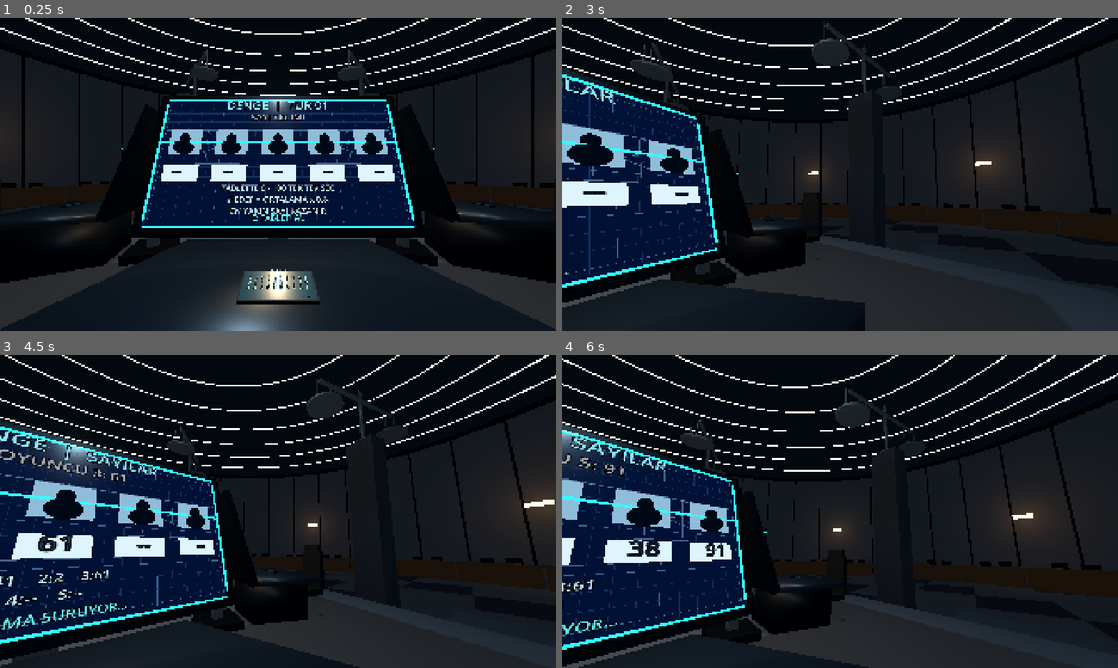
Above: before the commit, frames 1-4 (two rows, left to right).
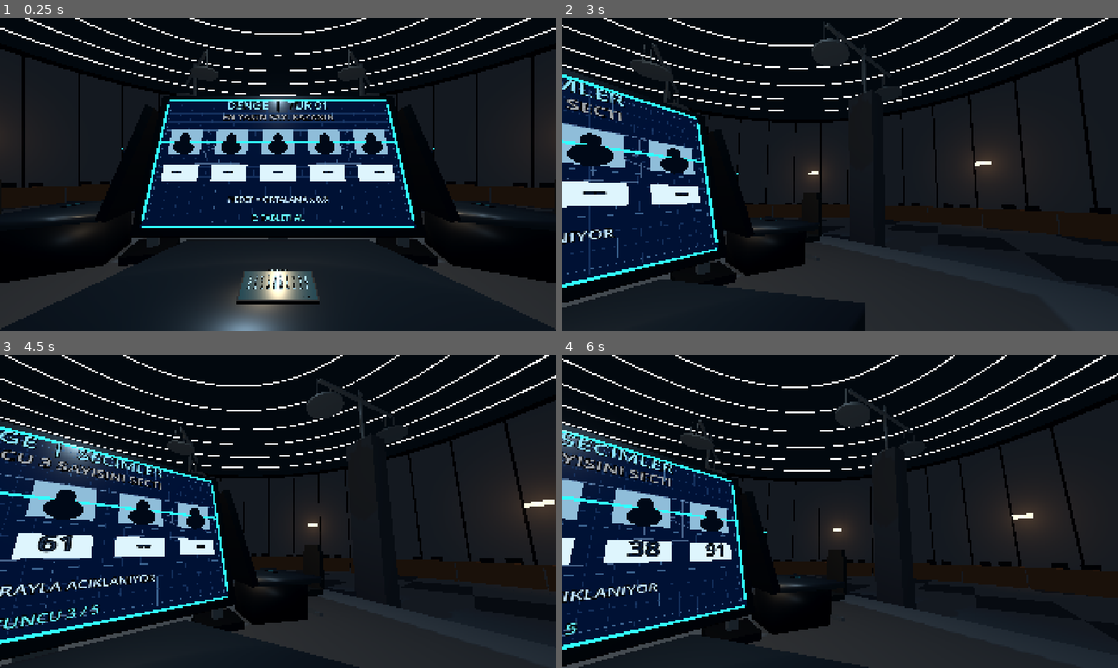
Above: after the commit, the same moments.

Repository: SerkanAydin06/DENGE
Game: Godot game, scene res://scenes/game_room.tscn
Same seed, same stepped clock (60 frames per second), same inputs: the game is played once before the commit and once after it.
Inputs (mouse positions are in pixels of both pictures, inside the frame that each line leads up to):
- Up to frame 1 (0.25 s): no input
- Up to frame 2 (3 s): tap Enter at 0.5, 2 s; move the mouse to (867, 174) at 0.52 s; tap E at 0.6 s; click (867, 174) at 0.67 s; tap Space at 1.25, 2.75 s; move the mouse to (728, 190) at 1.27 s; tap 0 at 1.35 s; click (728, 190) at 1.42 s; move the mouse to (895, 105) at 2.02 s; tap 9 at 2.1 s; click (895, 105) at 2.17 s; move the mouse to (834, 180) at 2.77 s; tap Backspace at 2.85 s; click (834, 180) at 2.92 s
- Up to frame 3 (4.5 s): move the mouse to (316, 514) at 3.52 s; tap Enter at 3.6 s; click (316, 514) at 3.67 s; move the mouse to (233, 508) at 4.27 s; tap Keypad Enter at 4.35 s; click (233, 508) at 4.42 s
- Up to frame 4 (6 s): move the mouse to (845, 511) at 5.02 s; tap E at 5.1 s; click (845, 511) at 5.17 s; move the mouse to (817, 505) at 5.77 s; tap 0 at 5.85 s; click (817, 505) at 5.92 s

The runs differ from the first frame. In frame 1, 0.8% of the frame differs, in the area x 39-61%, y 30-63%; in frame 2, 0.8%; in frame 3, 2.8%, in the area x 0-29%, y 24-89%; in frame 4, 1.6%.

Commit message:
Animate 3D blueprint monitor: five portraits and number cards, red average outline, bottom target window, highlighted winning numbers

Diff:
--- a/scripts/game_room.gd
+++ b/scripts/game_room.gd
@@ -156,6 +156,7 @@
 func _prepare_round() -> void:
 	for station in stations:
 		station.set_monitor_numbers(["--", "--", "--", "--", "--"])
+		station.set_monitor_phase("RULES")
 	tablet_mode = false
 	revealing = false
 	round_result_ready = false
@@ -166,8 +167,8 @@
 			stations[i].reset_tablet(round_number)
 	_broadcast(
 		"DENGE  |  TUR %02d" % round_number,
-		"SAYI SECIMI",
-		"TABLETTE 0 - 100 TEK TEK SEC\nHEDEF = ORTALAMA x 0.8\nEN YAKIN SAYI KAZANIR",
+		"EN YAKIN SAYI KAZANIR",
+		"HEDEF = ORTALAMA x 0.8",
 		"E: TABLETI AL"
 	)
 
@@ -194,54 +195,70 @@
 	_play_monitor_sequence(selections, result)
 
 func _play_monitor_sequence(selections: Array[int], result: Dictionary) -> void:
-	_broadcast("DENGE  |  TUR %02d" % round_number, "SECIMLER KILITLENDI", "OYUNCULARIN SAYILARI\nACIKLANACAK...", "HESAPLAMA BASLIYOR")
+	# An original in-world adaptation of the provided blue schematic display.
+	# Five portrait/silhouette cards always remain on the monitor.
+	_set_all_monitor_phases("LOCKED")
+	_broadcast("DENGE  |  TUR %02d" % round_number, "SECIMLER KILITLENDI", "BES OYUNCUNUN SAYISI ACIKLANACAK", "BIRAZDAN...")
 	await get_tree().create_timer(reveal_delay).timeout
 
 	var shown: Array[String] = ["--", "--", "--", "--", "--"]
+	_set_all_monitor_phases("REVEAL")
 	for i in range(selections.size()):
-		shown[i] = str(selections[i]) if selections[i] >= 0 else "X"
+		shown[i] = "%d" % selections[i] if selections[i] >= 0 else "X"
 		for station in stations:
 			station.set_monitor_numbers(shown)
 		_broadcast(
-			"DENGE  |  SAYILAR",
-			"OYUNCU %d: %s" % [i + 1, shown[i]],
-			_format_numbers(shown),
-			"ACIKLAMA SURUYOR..."
+			"DENGE  |  SECIMLER",
+			"OYUNCU %d SAYISINI SECTI" % (i + 1),
+			"SAYILAR SIRAYLA ACIKLANIYOR",
+			"OYUNCU %d / 5" % (i + 1)
 		)
 		await get_tree().create_timer(reveal_delay).timeout
 
-	_broadcast(
-		"DENGE  |  HESAPLAMA",
-		"HEDEF: %.2f" % result["target"],
-		"ORTALAMA: %.2f\nCARPAN: 0.80\nEN YAKIN SAYI KAZANIR" % result["average"],
-		"SONUC HESAPLANIYOR..."
+	# Red outline highlights the same five number boxes while calculating the mean.
+	_set_all_monitor_phases("AVERAGE")
+	_broadcast(
+		"DENGE  |  ORTALAMA",
+		"ORTALAMA: %.2f" % result["average"],
+		"BES SAYININ ORTALAMASI" if result["survivors"].size() == 5 else "AKTIF SAYILARIN ORTALAMASI",
+		"SONRAKI: HEDEF = ORTALAMA x 0.8"
+	)
+	await get_tree().create_timer(reveal_delay * 1.5).timeout
+
+	# Target appears in the separate lower white tile, not a popup.
+	_set_all_monitor_phases("TARGET", float(result["target"]))
+	_broadcast(
+		"DENGE  |  HEDEF",
+		"ORTALAMA x 0.8",
+		"",
+		"HEDEFE EN YAKIN SAYI KAZANIR"
 	)
 	await get_tree().create_timer(reveal_delay * 1.8).timeout
 
 	scores = result["scores"]
 	var winners: Array = result["winners"]
 	var survivor_ids: Array = result["survivors"]
-	var winner_names: PackedStringArray = []
+	var names: PackedStringArray = []
 	for index in winners:
-		winner_names.append(str(index + 1))
-	var who: String = ", ".join(winner_names)
+		names.append(str(index + 1))
+	var who: String = ", ".join(names)
 	game_finished = scores[0] <= DengeRoundRules.ELIMINATION_SCORE or survivor_ids.size() <= 1
 	var footer: String = "E: YENIDEN BASLAT" if game_finished else "E: SONRAKI TUR"
-	var details: String = _format_scores()
+	_set_all_monitor_phases("RESULT", float(result["target"]), winners, scores)
 	_broadcast(
 		"DENGE  |  TUR %02d SONUCU" % round_number,
 		"KAZANAN: %s" % who,
-		"HEDEF: %.2f\n%s" % [result["target"], details],
+		"",
 		footer
 	)
 	revealing = false
 	round_result_ready = true
 
-func _format_numbers(shown: Array[String]) -> String:
-	return "1:%s    2:%s    3:%s\n4:%s    5:%s" % [shown[0], shown[1], shown[2], shown[3], shown[4]]
-
-func _format_scores() -> String:
-	return "1:%d    2:%d    3:%d\n4:%d    5:%d" % [scores[0], scores[1], scores[2], scores[3], scores[4]]
+
+func _set_all_monitor_phases(phase: String, target: float = -1.0, winners: Array = [], score_values: Array = []) -> void:
+	for station in stations:
+		station.set_monitor_phase(phase, target, winners, score_values)
+
 
 func _next_round() -> void:
 	if not round_result_ready:
